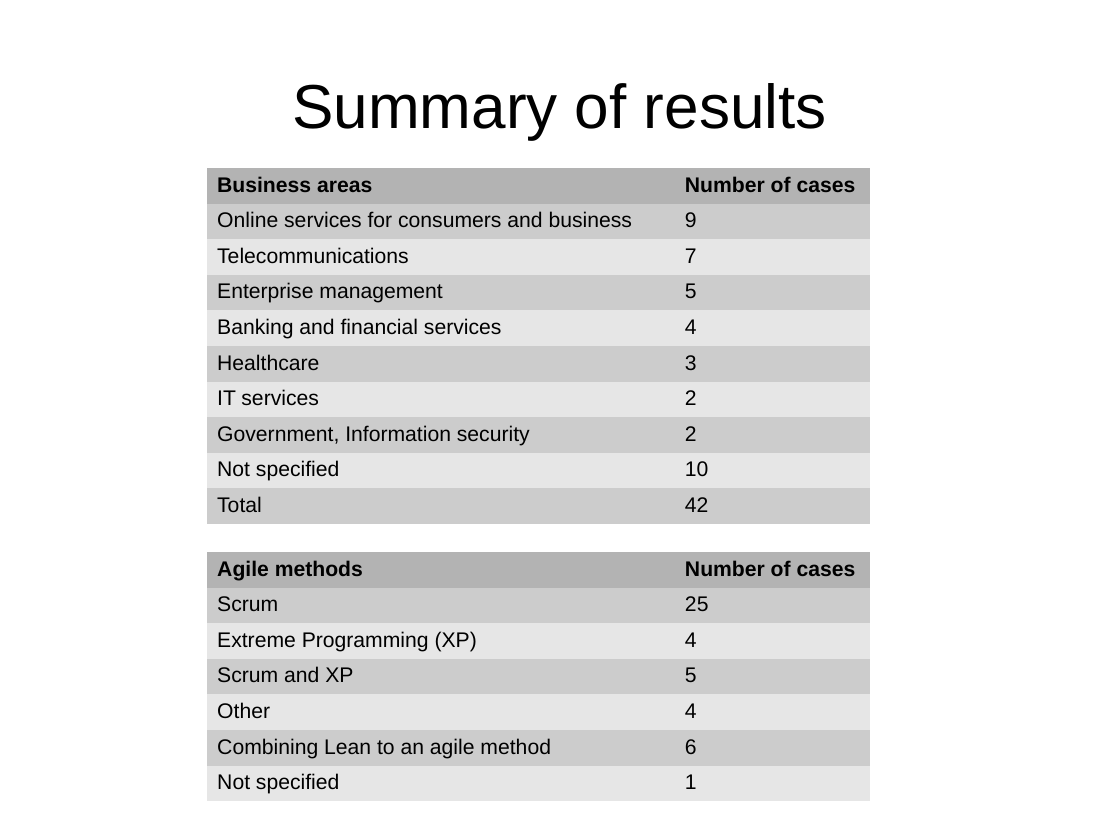
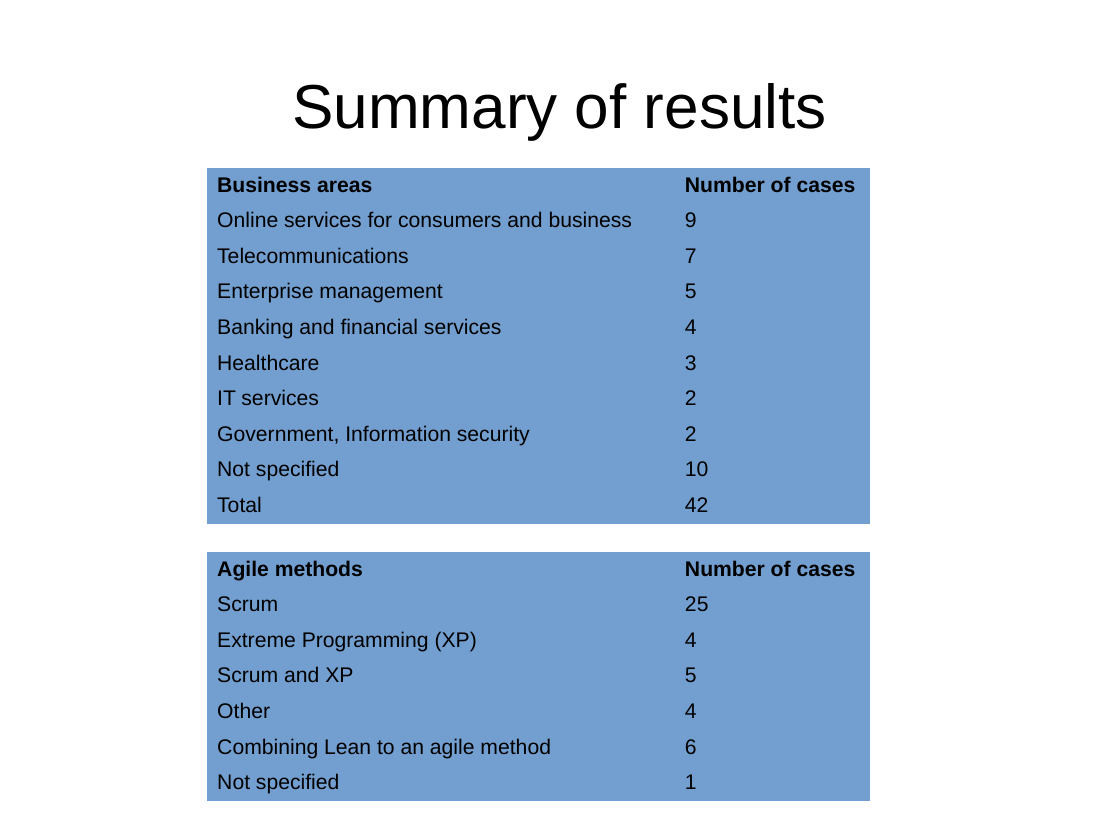
Before and after one commit to coumbole/aalto_agiletransformation, a slide deck: slide 8 of Presentation.odp. Drawn at 1120x840 pixels with LibreOffice and Linux fonts; fonts in the diff are those of the drawing. Boxes give left, top, right and bottom in pixels: in the first picture for what was removed or moved away, otherwise in the second. Text is boxed around its words. In the diff, an @@ line names an element or a change of style, - is before the commit and + after.

Commit message:
Presentation

```diff
--- a/Presentation.odp
+++ b/Presentation.odp
@@ table at bbox=[207, 168, 870, 516] @@
@@ fill #B3B3B3 to #729FCF in row 1 @@
@@ fill #CCCCCC to #729FCF in 10 cells @@
@@ fill #E6E6E6 to #729FCF in 8 cells @@
@@ table at bbox=[207, 552, 870, 798] @@
@@ fill #B3B3B3 to #729FCF in row 1 @@
@@ fill #CCCCCC to #729FCF in 6 cells @@
@@ fill #E6E6E6 to #729FCF in 6 cells @@
```
Also in this commit, not shown: 3 other slides changed, 6 slides added.
